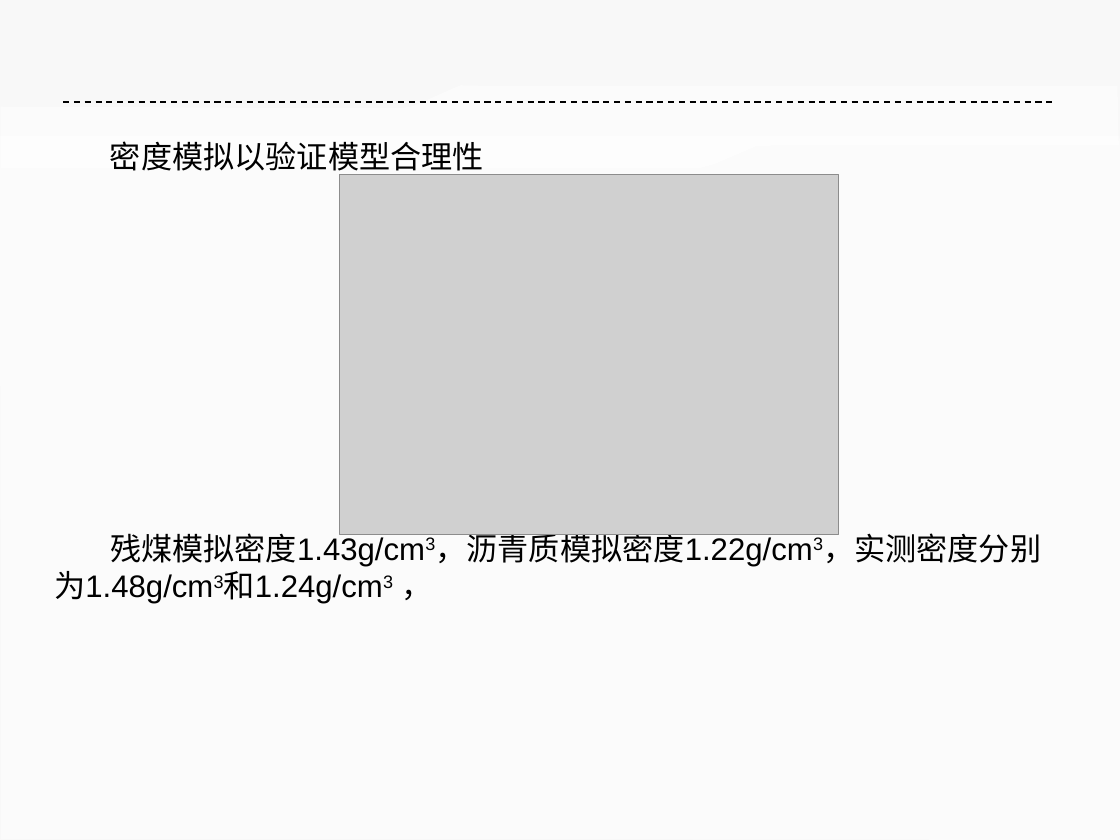
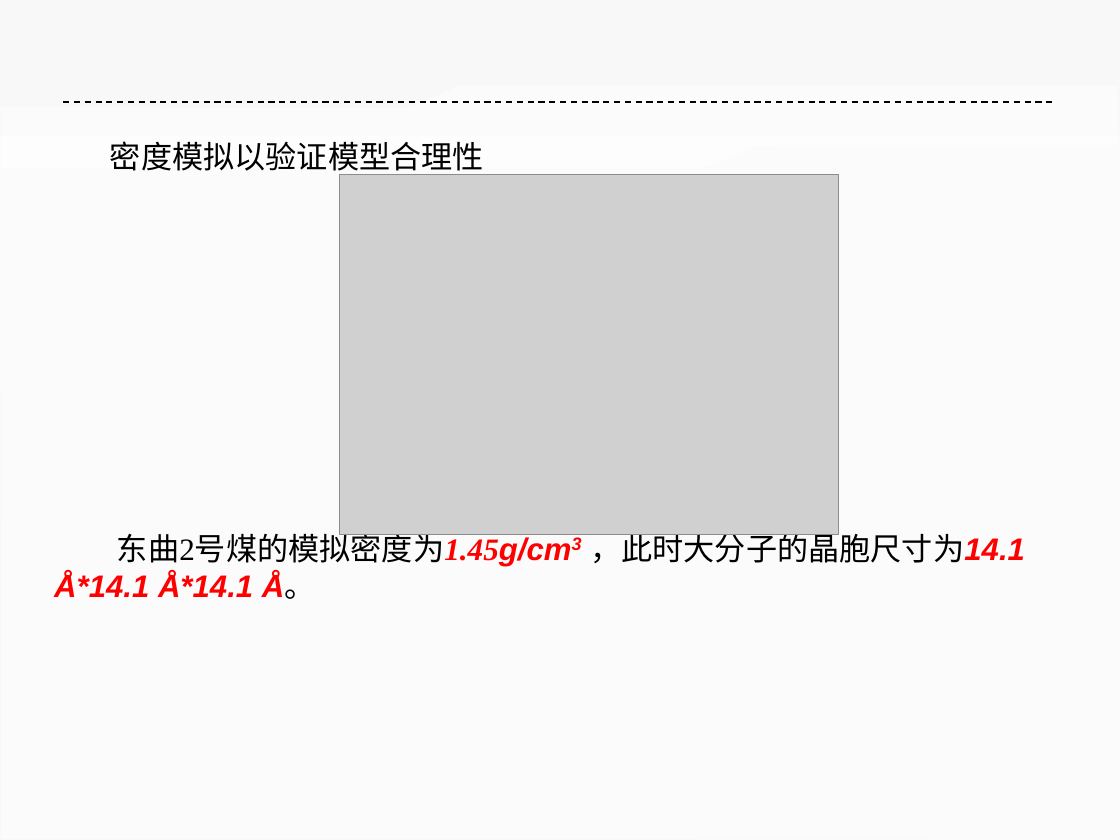
Before and after one commit to ilvcr/GraduationProject, a slide deck: slide 23 of ppt/yoghourtppt.pptx (slide 21 before the commit). Drawn at 1120x840 pixels with LibreOffice and Linux fonts; fonts in the diff are those of the drawing; grey boxes stand for pictures. Boxes give left, top, right and bottom in pixels: in the first picture for what was removed or moved away, otherwise in the second. Text is boxed around its words. In the diff, an @@ line names an element or a change of style, - is before the commit and + after.

```diff
--- a/ppt/yoghourtppt.pptx
+++ b/ppt/yoghourtppt.pptx
@@ text at [54, 528, 1025, 599]: text changed; text colour #000000 to #FF0000; bold on; italic on @@
-残煤模拟密度1.43g/cm3，沥青质模拟密度1.22g/cm3，实测密度分别为1.48g/cm3和1.24g/cm3 ，
+东曲2号煤的模拟密度为1.45g/cm3 ，此时大分子的晶胞尺寸为14.1 Å*14.1 Å*14.1 Å。
```
Also in this commit, not shown: 16 other slides changed, 30 slides added, 18 slides removed, 1 other file.
